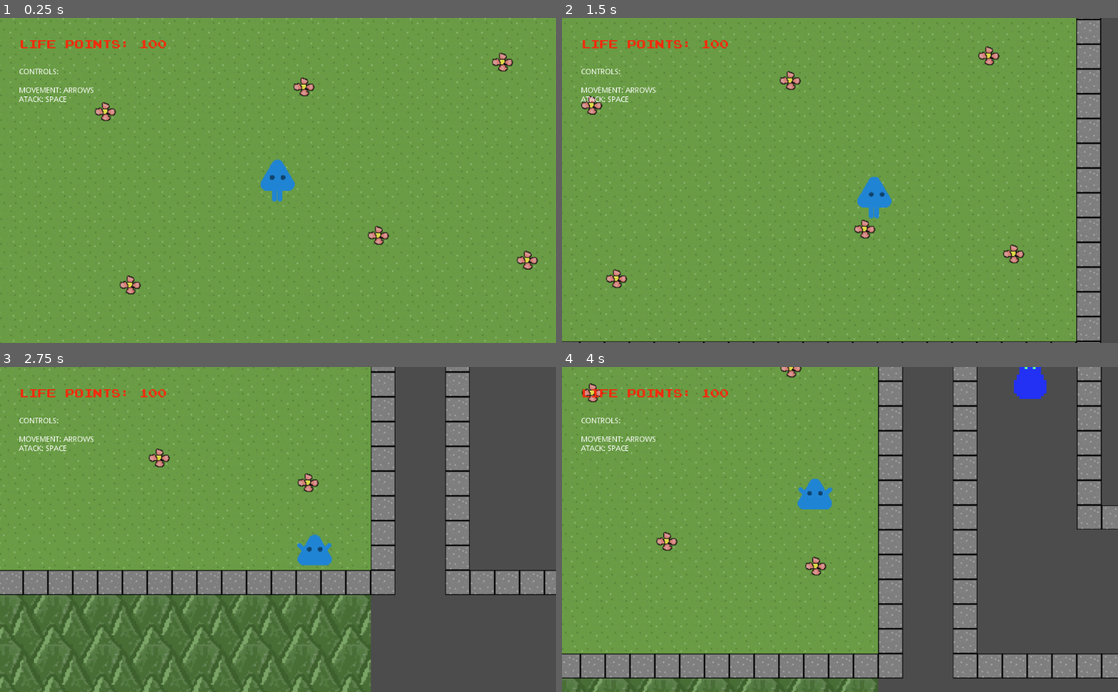
Above: before the commit, frames 1-4 (two rows, left to right).
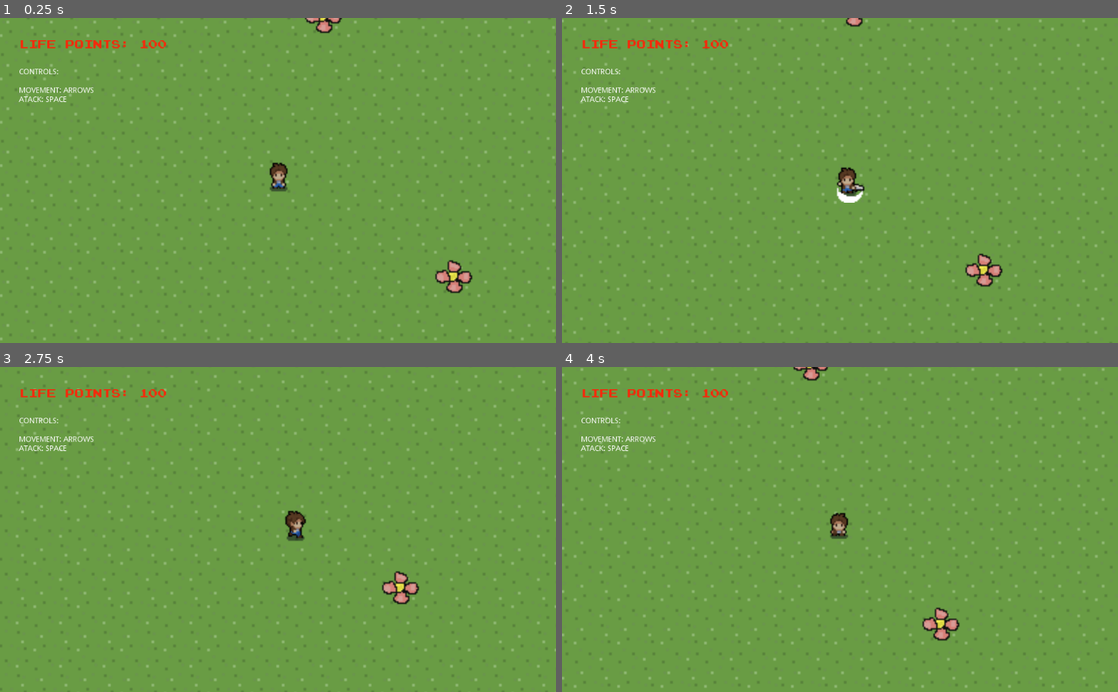
Above: after the commit, the same moments.

Repository: LinickerOstroski/godotProject
Game: Godot game, scene res://Mundo.tscn
Two runs of this game, one before a commit and one after it. Both use one fixed random seed, a clock stepped at 60 frames per second and the inputs below.
Inputs:
- Up to frame 1 (0.25 s): no input
- Up to frame 2 (1.5 s): tap Enter at 0.5 s; hold Right (ui_right) 0.53-1.28 s; hold Space (ui_select) 0.53-1.28 s; hold Down (ui_down) from 1.28 s (still down); tap Space (ui_select) at 1.35 s
- Up to frame 3 (2.75 s): tap Space (ui_select) at 1.52, 1.82 s; release Down (ui_down) at 2.03 s; hold Right (ui_right) from 2.03 s (still down); hold Space (ui_select) from 2.03 s (still down)
- Up to frame 4 (4 s): release Right (ui_right) at 2.78 s; release Space (ui_select) at 2.78 s; hold Up (ui_up) 2.78-3.53 s; tap Space (ui_select) at 2.85, 3.02, 3.32 s; hold Left (ui_left) from 3.53 s (still down); hold Space (ui_select) from 3.53 s (still down)

The runs differ from the first frame. In frame 1, 5.1% of the frame differs, in the area x 0-100%, y 0-100%; in frame 2, 13%; in frame 3, 60%; in frame 4, 53%.

Commit message:
Adição dos novos assets do player

Diff:
--- a/HUD.gd
+++ b/HUD.gd
@@ -10,5 +10,5 @@
 func _ready():
 	pass # Replace with function body.
 
-func atualizaPontuacao(pontos):
+func atualiza_pontuacao(pontos):
 	$pontuacao.text = "LIFE POINTS: " + str(pontos)
--- a/Heroi.gd
+++ b/Heroi.gd
@@ -1,58 +1,72 @@
 extends KinematicBody2D
 
-var movimento = Vector2()
-var pontosHeroi = 100
+var velocidade_movimento = 100
+var pontos_heroi = 100
+var esta_atacando = false
 onready var hud = get_node("/root/Mundo/HUD")
 onready var portal = get_node("/root/Mundo/Portal")
 onready var alvo = get_node("/root/Mundo/Inimigo4")
 
-# Called when the node enters the scene tree for the first time.
+# Chamado quando o nó entra na árvore da cena pela primeira vez.
 func _ready():
-	hud.atualizaPontuacao(pontosHeroi)
+	hud.atualiza_pontuacao(pontos_heroi)
 
 func _physics_process(delta):
-	if Input.is_action_pressed("ui_right"):
-		movimento.x = 150
-		$AnimatedSprite.play("andando")
-		$AnimatedSprite.flip_h = false
-	elif Input.is_action_pressed("ui_left"):
-		movimento.x = -150
-		$AnimatedSprite.play("andando")
-		$AnimatedSprite.flip_h = true
-	elif Input.is_action_pressed("ui_down"):
-		movimento.y = 150
-		$AnimatedSprite.play("andando")
-	elif Input.is_action_pressed("ui_up"):
-		movimento.y = -150
-		$AnimatedSprite.play("andando")
-	else:
-		movimento.x = 0
-		movimento.y = 0
-		$AnimatedSprite.play("parado")
+	var movimento = Vector2()
 
-	if Input.is_action_pressed("ui_select"):
-		$AnimatedSprite.play("atacando")
+	# Permite o movimento se o personagem não estiver atacando
+	if not esta_atacando:
+		# Verifica movimento horizontal
+		if Input.is_action_pressed("ui_right"):
+			movimento.x = velocidade_movimento
+			$AnimatedSprite.flip_h = false
+		elif Input.is_action_pressed("ui_left"):
+			movimento.x = -velocidade_movimento
+			$AnimatedSprite.flip_h = true
 
-	movimento = move_and_slide(movimento)
-	isPortalPerto()
-	#movimento = move_and_slide_with_snap(movimento)
+		# Verifica movimento vertical
+		if Input.is_action_pressed("ui_down"):
+			movimento.y = velocidade_movimento
+		elif Input.is_action_pressed("ui_up"):
+			movimento.y = -velocidade_movimento
 
-func isPortalPerto():
+		# Verifica qual animação deve ser tocada com base no movimento
+		var animacao = "parado"
+		if movimento.x != 0 and movimento.y == 0:
+			animacao = "andando"
+		elif movimento.y > 0:
+			animacao = "andando_baixo"
+		elif movimento.y < 0:
+			animacao = "andando_cima"
+
+		movimento = move_and_slide(movimento)
+
+		# Toca a animação se não estiver atacando
+		if $AnimatedSprite.animation != animacao and not esta_atacando:
+			$AnimatedSprite.play(animacao)
+
+	# Checa por ataque
+	if Input.is_action_just_pressed("ui_select") and not esta_atacando:
+		atacar()
+
+	is_portal_perto()
+
+func atacar():
+	esta_atacando = true
+	$AnimatedSprite.play("atacando")
+	yield($AnimatedSprite, "animation_finished")
+	esta_atacando = false
+
+func is_portal_perto():
 	var dist = position.distance_to(portal.position)
-	if(dist<70):
+	if dist < 70:
 		get_tree().change_scene("res://Mundo2.tscn")
-		print("potal")
 
 func toma_dano(dano):
-	pontosHeroi -= dano
-	hud.atualizaPontuacao(pontosHeroi)
+	pontos_heroi -= dano
+	hud.atualiza_pontuacao(pontos_heroi)
 
-	if pontosHeroi <= 0:
+	if pontos_heroi <= 0:
 		$AnimatedSprite.play("morrendo")
+		yield($AnimatedSprite, "animation_finished")
 		get_tree().change_scene("res://Mundo.tscn")
-
-	print("pontos do Heroi:",pontosHeroi)
-
-# Called every frame. 'delta' is the elapsed time since the previous frame.
-#func _process(delta):
-#	pass
--- a/Heroi.tscn
+++ b/Heroi.tscn
@@ -1,54 +1,99 @@
-[gd_scene load_steps=9 format=2]
+[gd_scene load_steps=34 format=2]
 
-[ext_resource path="res://assets/Players/Player Blue/playerBlue_walk1.png" type="Texture" id=1]
-[ext_resource path="res://assets/Players/Player Blue/playerBlue_up3.png" type="Texture" id=2]
-[ext_resource path="res://assets/Players/Player Blue/playerBlue_walk3.png" type="Texture" id=3]
-[ext_resource path="res://assets/Players/Player Blue/playerBlue_dead.png" type="Texture" id=4]
-[ext_resource path="res://assets/Players/Player Blue/playerBlue_stand.png" type="Texture" id=5]
-[ext_resource path="res://assets/Players/Player Blue/playerBlue_walk2.png" type="Texture" id=6]
+[ext_resource path="res://assets/player/imagem_recortada_4_4.png" type="Texture" id=1]
+[ext_resource path="res://assets/player/imagem_recortada_4_1.png" type="Texture" id=2]
+[ext_resource path="res://assets/player/imagem_recortada_4_2.png" type="Texture" id=3]
+[ext_resource path="res://assets/player/imagem_recortada_9_1.png" type="Texture" id=4]
+[ext_resource path="res://assets/player/imagem_recortada_6_3.png" type="Texture" id=5]
+[ext_resource path="res://assets/player/imagem_recortada_4_5.png" type="Texture" id=6]
+[ext_resource path="res://assets/player/imagem_recortada_4_3.png" type="Texture" id=7]
+[ext_resource path="res://assets/player/imagem_recortada_4_0.png" type="Texture" id=8]
+[ext_resource path="res://assets/player/imagem_recortada_9_0.png" type="Texture" id=9]
+[ext_resource path="res://assets/player/imagem_recortada_9_2.png" type="Texture" id=10]
+[ext_resource path="res://assets/player/imagem_recortada_0_5.png" type="Texture" id=11]
+[ext_resource path="res://assets/player/imagem_recortada_0_0.png" type="Texture" id=12]
+[ext_resource path="res://assets/player/imagem_recortada_0_1.png" type="Texture" id=13]
+[ext_resource path="res://assets/player/imagem_recortada_0_2.png" type="Texture" id=14]
+[ext_resource path="res://assets/player/imagem_recortada_0_3.png" type="Texture" id=15]
+[ext_resource path="res://assets/player/imagem_recortada_0_4.png" type="Texture" id=16]
+[ext_resource path="res://assets/player/imagem_recortada_6_0.png" type="Texture" id=17]
+[ext_resource path="res://assets/player/imagem_recortada_6_1.png" type="Texture" id=18]
+[ext_resource path="res://assets/player/imagem_recortada_6_2.png" type="Texture" id=19]
+[ext_resource path="res://assets/player/imagem_recortada_5_0.png" type="Texture" id=20]
+[ext_resource path="res://assets/player/imagem_recortada_5_5.png" type="Texture" id=21]
+[ext_resource path="res://assets/player/imagem_recortada_5_4.png" type="Texture" id=22]
+[ext_resource path="res://assets/player/imagem_recortada_5_1.png" type="Texture" id=23]
+[ext_resource path="res://assets/player/imagem_recortada_5_2.png" type="Texture" id=24]
+[ext_resource path="res://assets/player/imagem_recortada_5_3.png" type="Texture" id=25]
+[ext_resource path="res://assets/player/imagem_recortada_3_2.png" type="Texture" id=26]
+[ext_resource path="res://assets/player/imagem_recortada_3_0.png" type="Texture" id=27]
+[ext_resource path="res://assets/player/imagem_recortada_3_1.png" type="Texture" id=28]
+[ext_resource path="res://assets/player/imagem_recortada_3_5.png" type="Texture" id=29]
+[ext_resource path="res://assets/player/imagem_recortada_3_4.png" type="Texture" id=30]
+[ext_resource path="res://assets/player/imagem_recortada_3_3.png" type="Texture" id=31]
 
 [sub_resource type="SpriteFrames" id=1]
 animations = [ {
-"frames": [ ExtResource( 1 ), ExtResource( 6 ), ExtResource( 3 ) ],
+"frames": [ ExtResource( 8 ), ExtResource( 2 ), ExtResource( 3 ), ExtResource( 7 ), ExtResource( 1 ), ExtResource( 6 ) ],
 "loop": true,
 "name": "andando",
 "speed": 5.0
 }, {
-"frames": [ ExtResource( 2 ) ],
+"frames": [ ExtResource( 27 ), ExtResource( 28 ), ExtResource( 26 ), ExtResource( 31 ), ExtResource( 30 ), ExtResource( 29 ) ],
+"loop": true,
+"name": "andando_baixo",
+"speed": 5.0
+}, {
+"frames": [ ExtResource( 20 ), ExtResource( 23 ), ExtResource( 24 ), ExtResource( 25 ), ExtResource( 22 ), ExtResource( 21 ) ],
+"loop": true,
+"name": "andando_cima",
+"speed": 5.0
+}, {
+"frames": [ ExtResource( 17 ), ExtResource( 18 ), ExtResource( 19 ), ExtResource( 5 ) ],
 "loop": true,
 "name": "atacando",
 "speed": 5.0
 }, {
-"frames": [ ExtResource( 4 ) ],
+"frames": [ ExtResource( 9 ), ExtResource( 4 ), ExtResource( 10 ) ],
 "loop": true,
 "name": "morrendo",
 "speed": 5.0
 }, {
-"frames": [ ExtResource( 5 ) ],
+"frames": [ ExtResource( 12 ), ExtResource( 13 ), ExtResource( 14 ), ExtResource( 15 ), ExtResource( 16 ), ExtResource( 11 ) ],
 "loop": true,
 "name": "parado",
 "speed": 5.0
 } ]
 
 [sub_resource type="CapsuleShape2D" id=2]
-radius = 14.0
-height = 24.0
+radius = 7.0
+height = 10.0
 
 [node name="Heroi" type="KinematicBody2D"]
+position = Vector2( 0, 3 )
 __meta__ = {
 "_edit_group_": true
 }
 
 [node name="AnimatedSprite" type="AnimatedSprite" parent="."]
+position = Vector2( 0, -11 )
 frames = SubResource( 1 )
-animation = "parado"
+animation = "andando_baixo"
+frame = 1
+speed_scale = 1.7
 playing = true
+__meta__ = {
+"_edit_group_": true
+}
 
 [node name="CollisionShape2D" type="CollisionShape2D" parent="."]
+position = Vector2( 0, -4 )
 shape = SubResource( 2 )
+__meta__ = {
+"_edit_group_": true
+}
 
 [node name="Camera2D" type="Camera2D" parent="."]
 current = true
-zoom = Vector2( 0.7, 0.7 )
+zoom = Vector2( 0.4, 0.4 )
 smoothing_enabled = true
-smoothing_speed = 3.0
Binary file added: assets/player/imagem_recortada_0_0.png
Not shown, added: assets/player/imagem_recortada_0_0.png.import
Binary file added: assets/player/imagem_recortada_0_1.png
Not shown, added: assets/player/imagem_recortada_0_1.png.import
Binary file added: assets/player/imagem_recortada_0_2.png
Not shown, added: assets/player/imagem_recortada_0_2.png.import
Binary file added: assets/player/imagem_recortada_0_3.png
Not shown, added: assets/player/imagem_recortada_0_3.png.import
Binary file added: assets/player/imagem_recortada_0_4.png
Not shown, added: assets/player/imagem_recortada_0_4.png.import
Binary file added: assets/player/imagem_recortada_0_5.png
Not shown, added: assets/player/imagem_recortada_0_5.png.import
(and 108 more such lines)
